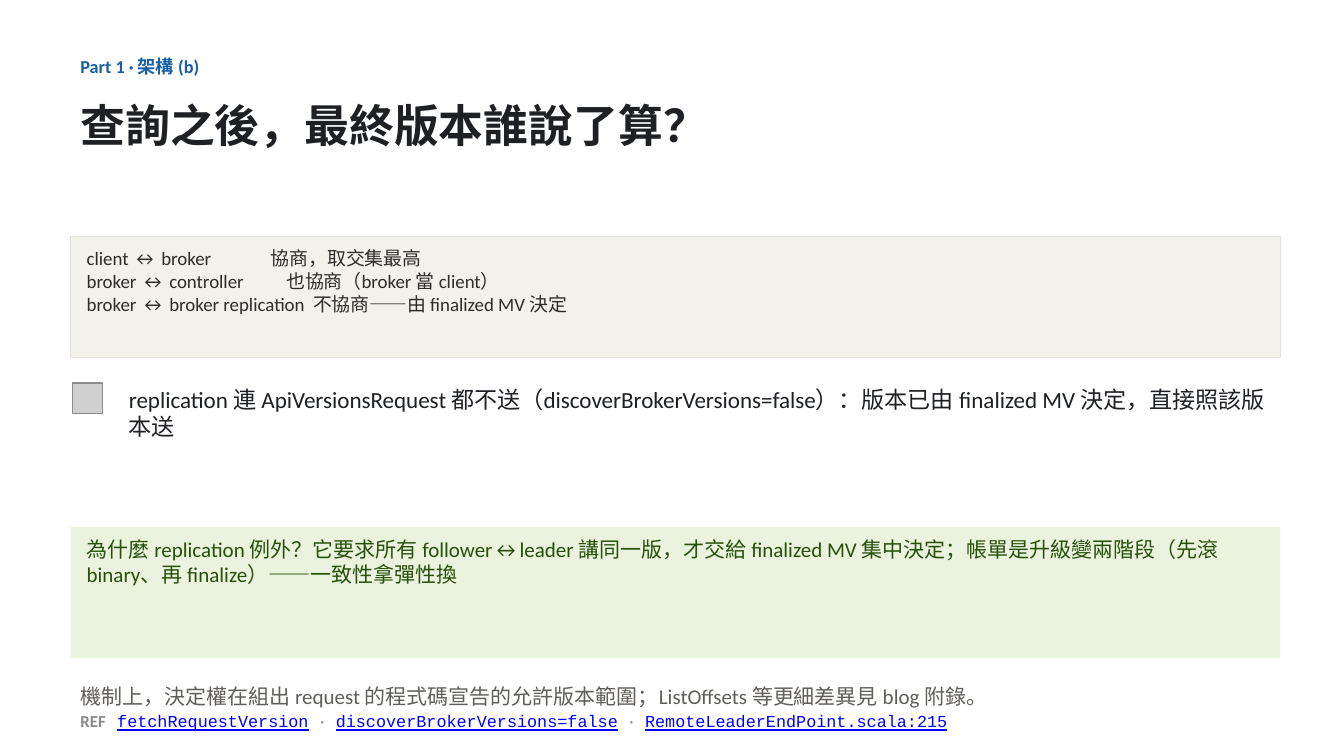
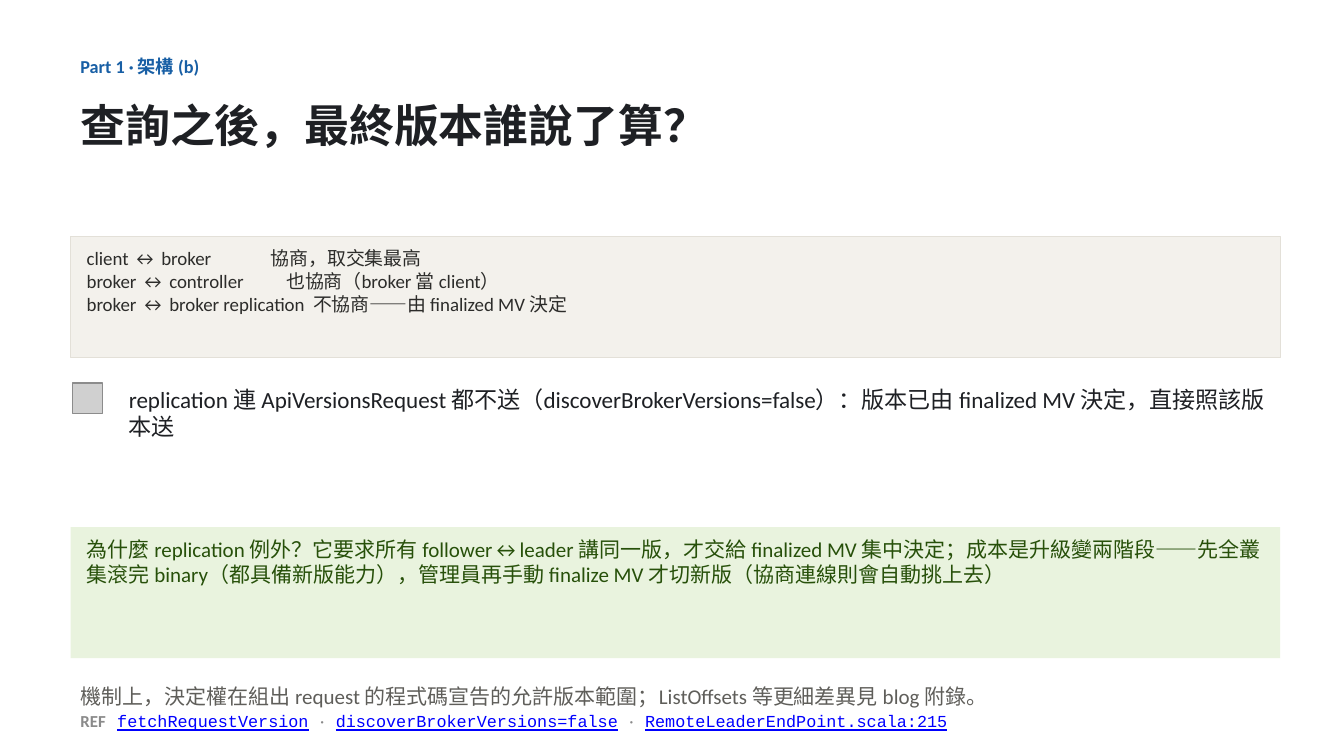
Before and after one commit to unknowntpo/kafka, a slide deck: slide 6 of study/version-control/kafka-version-negotiation.pptx. Drawn at 1344x756 pixels with LibreOffice and Linux fonts; fonts in the diff are those of the drawing; grey boxes stand for pictures. Boxes give left, top, right and bottom in pixels: in the first picture for what was removed or moved away, otherwise in the second. Text is boxed around its words. In the diff, an @@ line names an element or a change of style, - is before the commit and + after.

```diff
--- a/study/version-control/kafka-version-negotiation.pptx
+++ b/study/version-control/kafka-version-negotiation.pptx
@@ text in rectangle at [87, 539, 1261, 586]: text changed @@
-為什麼 replication 例外？它要求所有 follower↔leader 講同一版，才交給 finalized MV 集中決定；帳單是升級變兩階段（先滾 binary、再 finalize）——一致性拿彈性換
+為什麼 replication 例外？它要求所有 follower↔leader 講同一版，才交給 finalized MV 集中決定；成本是升級變兩階段——先全叢集滾完 binary（都具備新版能力），管理員再手動 finalize MV 才切新版（協商連線則會自動挑上去）
```
Also in this commit, not shown: 4 other slides changed, 3 other files.
